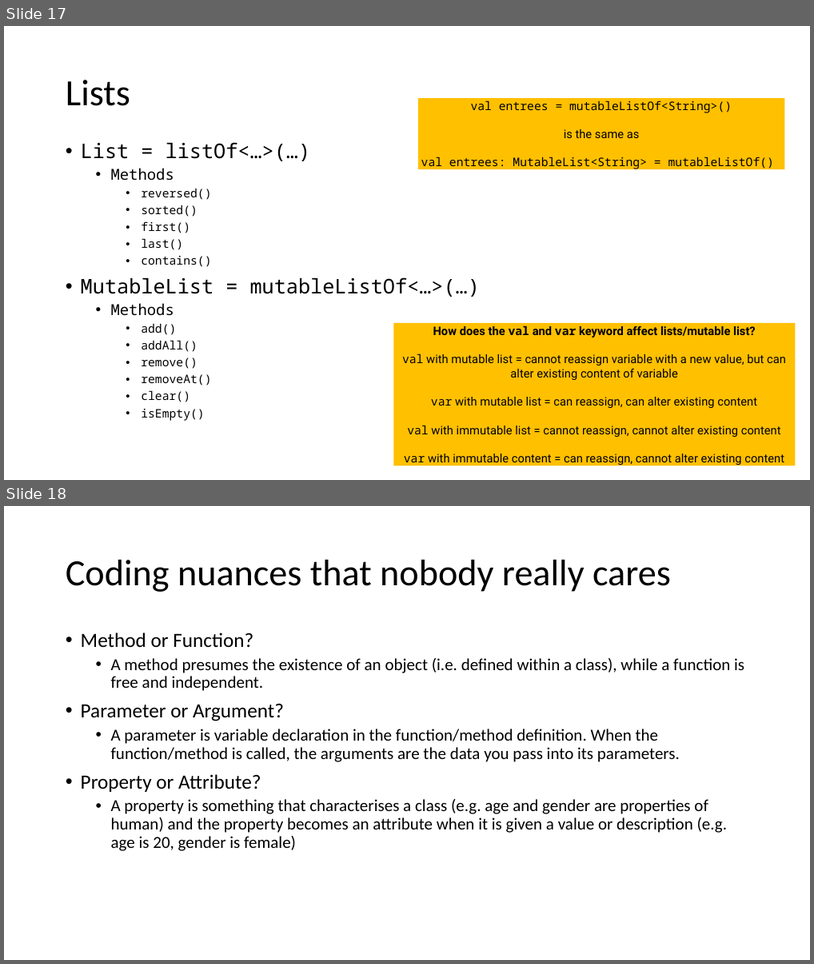
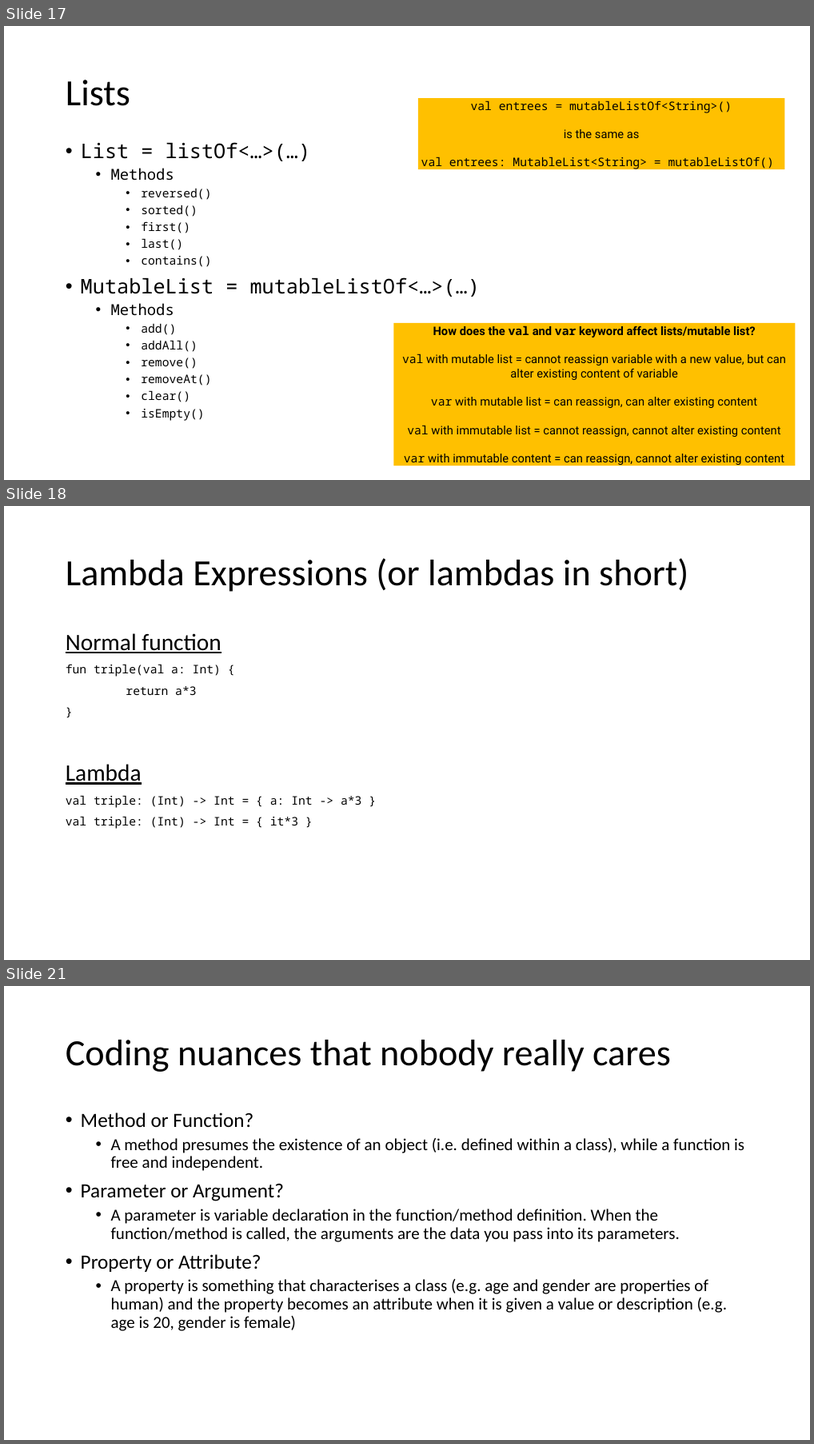
Before and after one commit to joellecorliss/Associate-Android-Developer, a slide deck: Android Basics in Kotlin.pptx. Shown one above the other, each under a label of ours: slides 17 and 18 before the commit, slides 17, 18 and 21 after it; the slides between them are not shown. The pictures are 814x964 and 814x1444 pixels, drawn with LibreOffice and Linux fonts; fonts in the diff are those of the drawing. Boxes give left, top, right and bottom in pixels: in the first picture for what was removed or moved away, otherwise in the second. Text is boxed around its words. In the diff, an @@ line names an element or a change of style, - is before the commit and + after.

```diff
--- a/Android Basics in Kotlin.pptx
+++ b/Android Basics in Kotlin.pptx
@@ slide 18 added at (4, 506, 810, 960), background #FFFFFF @@
@@ title added at (66, 558, 689, 592), 44 pt, text #000000 @@
+Lambda Expressions (or lambdas in short)
@@ text added at (66, 633, 362, 828), 14 pt, text #000000 @@
+Normal function
+fun triple(val a: Int) {
+return a*3
+}
+Lambda
+val triple: (Int) -> Int = { a: Int -> a*3 }
+val triple: (Int) -> Int = { it*3 }
@@ what was slide 18 is now slide 21 @@
```
Also in this commit, not shown: 2 other slides added.
